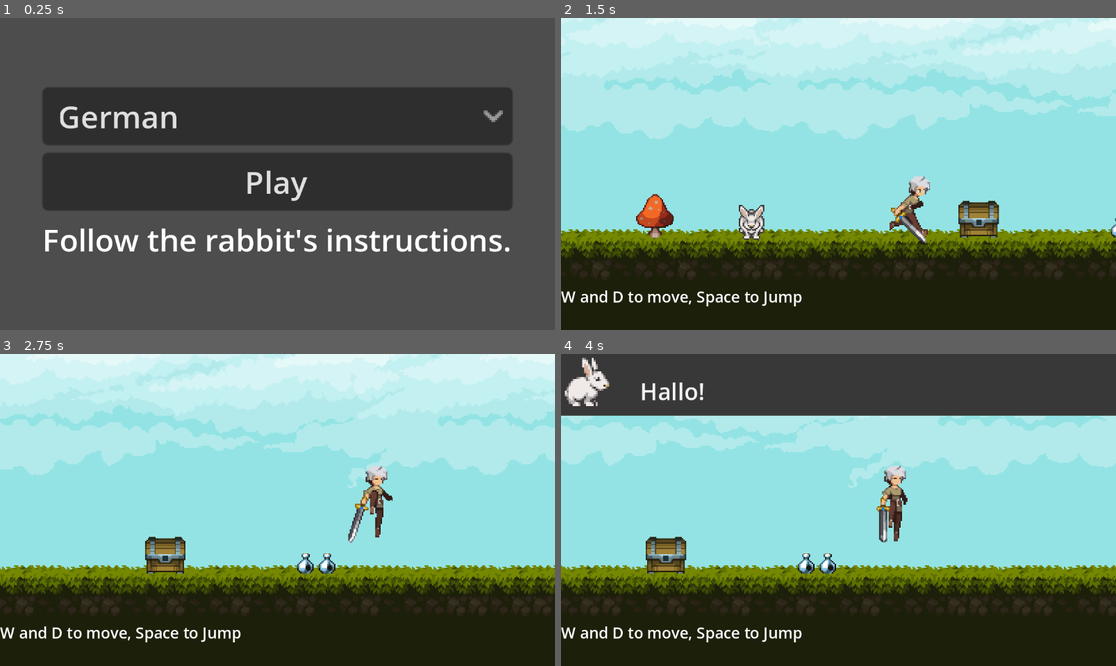
Above: before the commit, frames 1-4 (two rows, left to right).
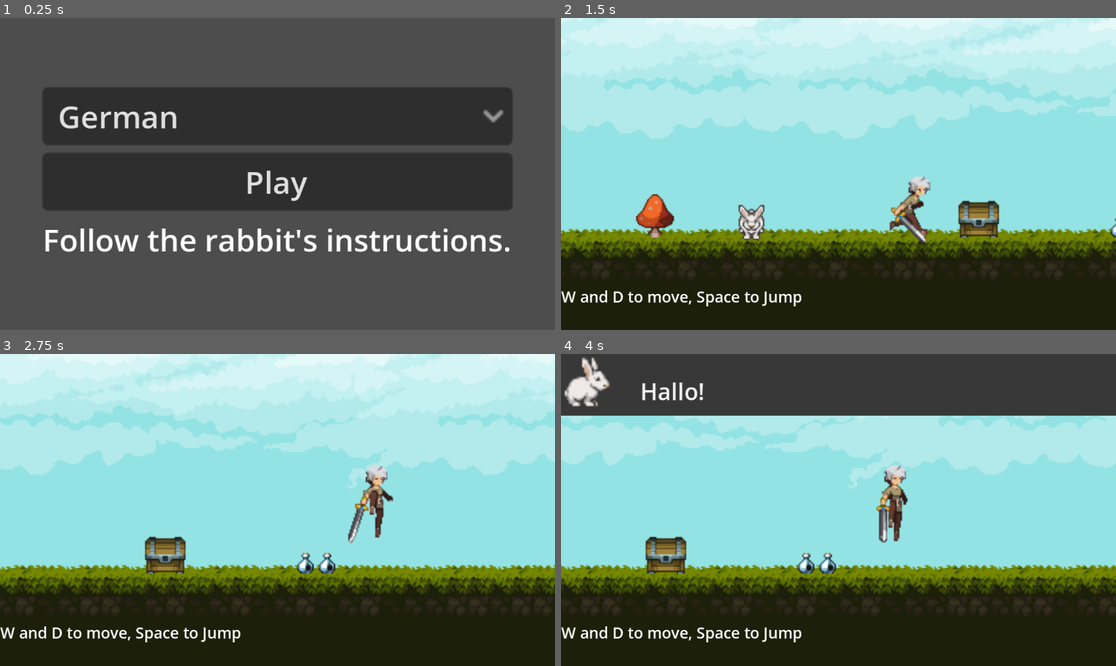
Above: after the commit, the same moments.

Repository: koljapluemer/lingua-escape
Game: Godot game, scene res://Levels/start_menu.tscn
Same seed, same stepped clock (60 frames per second), same inputs: the game is played once before the commit and once after it.
Inputs:
- Up to frame 1 (0.25 s): no input
- Up to frame 2 (1.5 s): click "Play" at 0.5 s; hold D (right) from 1.28 s (still down)
- Up to frame 3 (2.75 s): keep holding D (right); tap Space (jump) at 1.52, 2.27 s
- Up to frame 4 (4 s): release D (right) at 2.78 s; hold A (left) 2.78-3.53 s; hold D (right) from 3.53 s (still down); tap Space (jump) at 3.77 s

The runs differ from the first frame. In frame 1, 0.4% of the frame differs, in the area x 8-91%, y 28-75%; in frame 2, 1.3%; in frame 3, 1.2%; in frame 4, 1.5%, in the area x 0-100%, y 1-93%.

Commit message:
add basic wall paralax

Diff:
--- a/Levels/02_Stuff_Reacting/Level02.tscn
+++ b/Levels/02_Stuff_Reacting/Level02.tscn
@@ -8,6 +8,7 @@
 [ext_resource type="Texture2D" uid="uid://d1vkjf56o7xk0" path="res://Art/levels/plants/pot_plant.png" id="6_bdxi7"]
 [ext_resource type="Texture2D" uid="uid://oa2js7f2bofm" path="res://Art/levels/plants/pot_tree.png" id="7_nve8v"]
 [ext_resource type="Texture2D" uid="uid://besswnaa35tuv" path="res://Art/levels/plants/concrete_test.jpg" id="8_po1vb"]
+[ext_resource type="Texture2D" uid="uid://ce5tbf7oas2fp" path="res://Art/levels/plants/bricks.jpg" id="9_jhfqq"]
 
 [sub_resource type="RectangleShape2D" id="RectangleShape2D_5e002"]
 size = Vector2(32, 205)
@@ -133,3 +134,23 @@
 offset_bottom = 476.0
 texture = ExtResource("8_po1vb")
 stretch_mode = 1
+
+[node name="ParallaxBackground" type="ParallaxBackground" parent="Background"]
+
+[node name="ParallaxLayer" type="ParallaxLayer" parent="Background/ParallaxBackground"]
+motion_scale = Vector2(0.5, 0.5)
+
+[node name="TextureRect2" type="TextureRect" parent="Background/ParallaxBackground/ParallaxLayer"]
+z_index = -2
+offset_left = -472.0
+offset_top = -331.0
+offset_right = 885.0
+offset_bottom = 120.0
+texture = ExtResource("9_jhfqq")
+stretch_mode = 1
+
+[node name="Sprite2D" type="Sprite2D" parent="Background/ParallaxBackground/ParallaxLayer"]
+visible = false
+position = Vector2(0, -36)
+scale = Vector2(0.19, 0.19)
+texture = ExtResource("9_jhfqq")
--- a/project.godot
+++ b/project.godot
@@ -53,5 +53,4 @@
 
 [rendering]
 
-textures/canvas_textures/default_texture_filter=0
 renderer/rendering_method="mobile"
Binary file added: Art/levels/plants/bg_pot.png
Not shown, added: Art/levels/plants/bg_pot.png.import
Binary file added: Art/levels/plants/bg_tree.png
Not shown, added: Art/levels/plants/bg_tree.png.import
Not shown, added: Art/levels/plants/big_wall.jpg.import
Binary file added: Art/levels/plants/bricks.jpg
Not shown, added: Art/levels/plants/bricks.jpg.import
Binary file changed: Art/levels/plants/flower.png
Not shown, added: Art/levels/plants/wall.jpg.import
Not shown: 1 places in Levels/02_Stuff_Reacting/Level02.tscn that only renumber resources
Not shown, added: Art/levels/plants/wall.jpg
